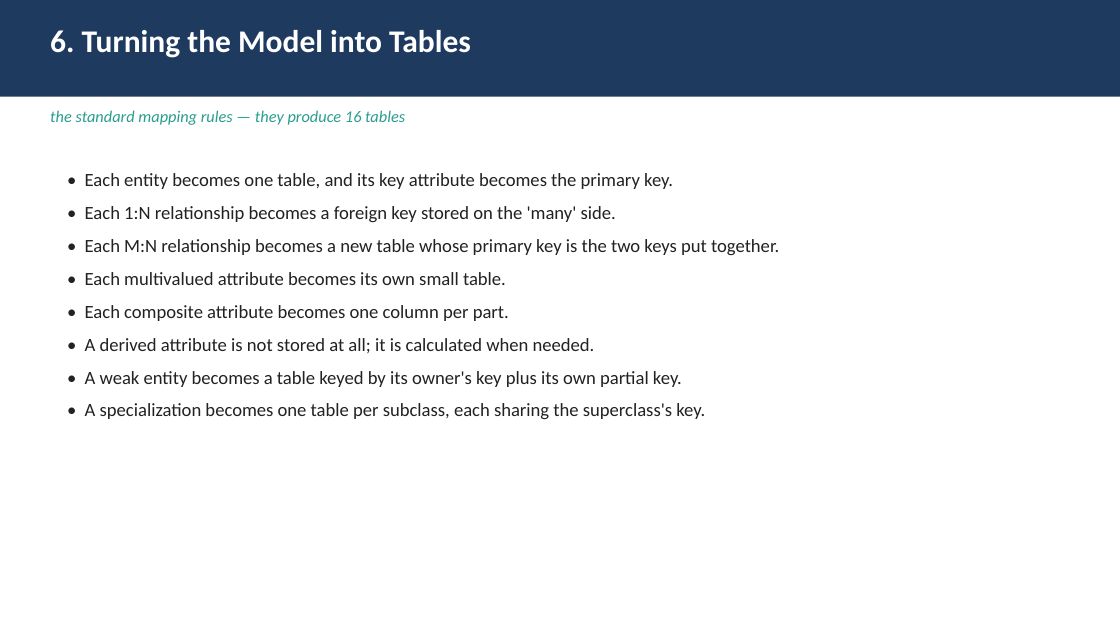
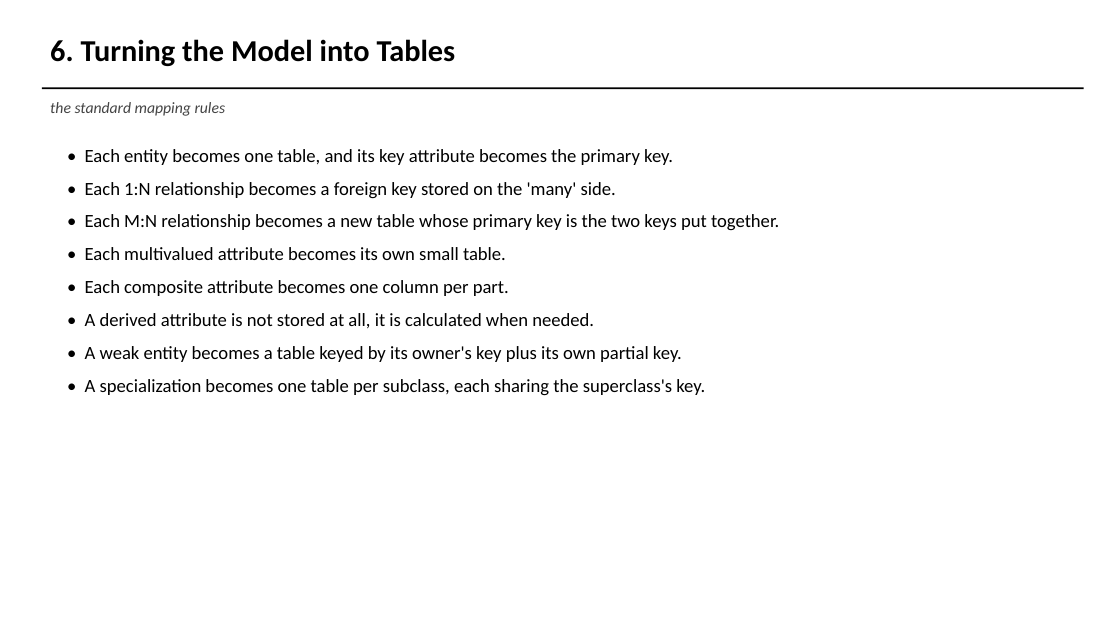
Before and after one commit to AviDhandhania/warehouse-supply-chain-dbms, a slide deck: slide 12 of presentation/DA1_Presentation.pptx. Drawn at 1120x630 pixels with LibreOffice and Linux fonts; fonts in the diff are those of the drawing. Boxes give left, top, right and bottom in pixels: in the first picture for what was removed or moved away, otherwise in the second. Text is boxed around its words. In the diff, an @@ line names an element or a change of style, - is before the commit and + after.

```diff
--- a/presentation/DA1_Presentation.pptx
+++ b/presentation/DA1_Presentation.pptx
@@ text "6. Turning the Model into ...": place and size @@
-text "6. Turning the Model into ..." at bbox=[50, 30, 471, 58]
+text "6. Turning the Model into ..." at bbox=[50, 39, 456, 66]
@@ text "6. Turning the Model into ..." at bbox=[50, 39, 456, 66]: size 27 to 26 pt, text colour #FFFFFF to #000000 @@
@@ rectangle: place and size @@
-rectangle at bbox=[0, 0, 1120, 97]
+rectangle at bbox=[42, 87, 1084, 89]
@@ rectangle at bbox=[42, 87, 1084, 89]: fill #1F3A5F to #000000 @@
@@ text at bbox=[50, 102, 226, 116]: text changed; size 14 to 13.5 pt; text colour #2A9D8F to #444444 @@
-the standard mapping rules — they produce 16 tables
+the standard mapping rules
@@ text "• Each entity becomes one ...": place and size @@
-text "• Each entity becomes one ..." at bbox=[85, 173, 779, 419]
+text "• Each entity becomes one ..." at bbox=[85, 149, 779, 396]
@@ text at bbox=[85, 149, 779, 396]: text colour #222222 to #000000 in "• Each entity becomes one table, and ...", "• Each 1:N relationship becomes a foreign ...", "• Each M:N relationship becomes a new ...", "• Each multivalued attribute becomes its own ..." and 3 more places @@
@@ text at bbox=[85, 313, 594, 328]: text changed; text colour #222222 to #000000 @@
-• A derived attribute is not stored at all; it is calculated when needed.
+• A derived attribute is not stored at all, it is calculated when needed.
```
Also in this commit, not shown: 16 other slides changed, 16 slides added, 5 slides removed, 14 other files.
